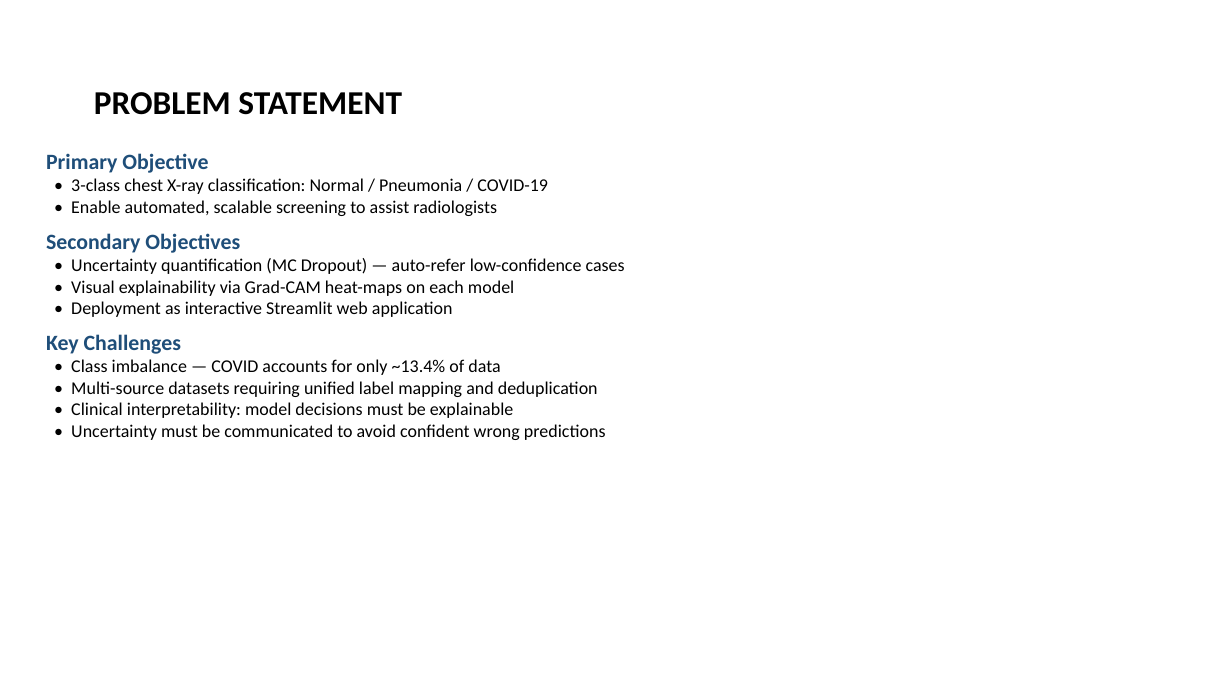
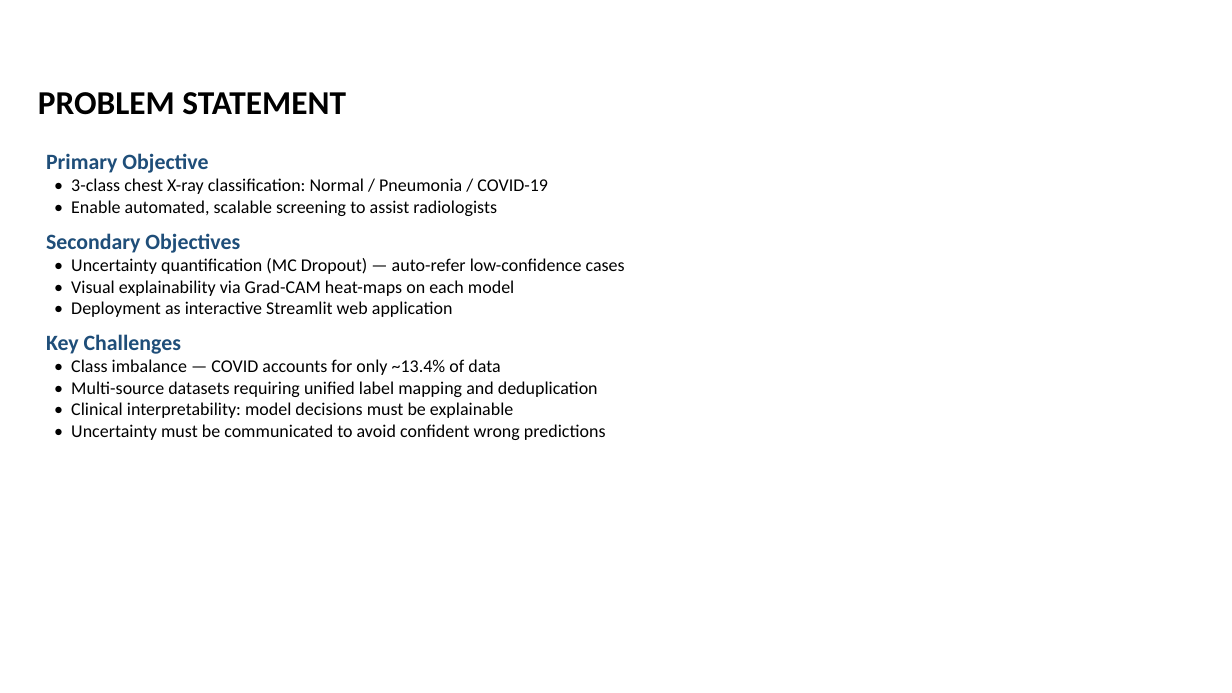
Before and after one commit to bboyrajib/pneumonia-prediction-streamlit, a slide deck: slide 2 of docs/Automated Pneumonia and COVID-19 Detection from Chest X-Ray Images.pptx. Drawn at 1232x693 pixels with LibreOffice and Linux fonts; fonts in the diff are those of the drawing. Boxes give left, top, right and bottom in pixels: in the first picture for what was removed or moved away, otherwise in the second. Text is boxed around its words. In the diff, an @@ line names an element or a change of style, - is before the commit and + after.

```diff
--- a/docs/Automated Pneumonia and COVID-19 Detection from Chest X-Ray Images.pptx
+++ b/docs/Automated Pneumonia and COVID-19 Detection from Chest X-Ray Images.pptx
@@ title "PROBLEM STATEMENT": place and size @@
-title "PROBLEM STATEMENT" at (94,92,402,115)
+title "PROBLEM STATEMENT" at (38,92,346,115)
```
Also in this commit, not shown: 8 other slides changed.
